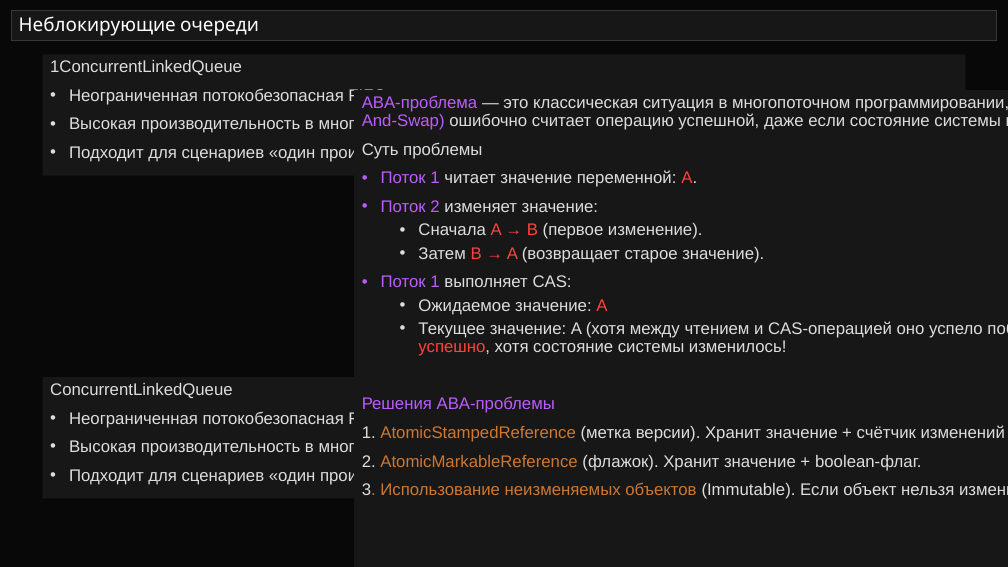
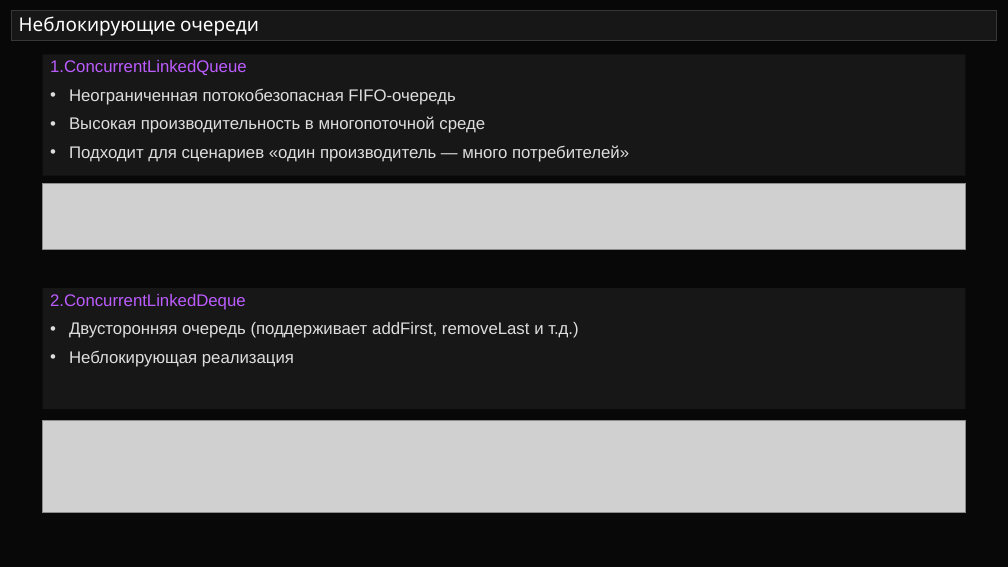
Before and after one commit to semusv/SIB_Concurrent, a slide deck: slide 12 of Concurrent_v1.pptx (slide 6 before the commit). Drawn at 1008x567 pixels with LibreOffice and Linux fonts; fonts in the diff are those of the drawing; grey boxes stand for pictures. Boxes give left, top, right and bottom in pixels: in the first picture for what was removed or moved away, otherwise in the second. Text is boxed around its words. In the diff, an @@ line names an element or a change of style, - is before the commit and + after.

```diff
--- a/Concurrent_v1.pptx
+++ b/Concurrent_v1.pptx
@@ text in rectangle at [50, 60, 247, 75]: text changed; text colour #DDDDDD to #BC5CFF @@
-1ConcurrentLinkedQueue
+1.ConcurrentLinkedQueue
@@ rectangle removed at [355, 90, 1008, 567] @@
-ABA-проблема — это классическая ситуация в многопоточном программировании, когда механизм CAS (Compare-And-Swap) ошибочно считает операцию успешной, даже если состояние системы изменилось.
-Суть проблемы
-• Поток 1 читает значение переменной: A.
-• Поток 2 изменяет значение:
-  • Сначала A → B (первое изменение).
-  • Затем B → A (возвращает старое значение).
-• Поток 1 выполняет CAS:
-  • Ожидаемое значение: A
-  • Текущее значение: A (хотя между чтением и CAS-операцией оно успело побывать B) → CAS проходит успешно, хотя состояние системы изменилось!
-Решения ABA-проблемы
-1. AtomicStampedReference (метка версии). Хранит значение + счётчик изменений (stamp).
-2. AtomicMarkableReference (флажок). Хранит значение + boolean-флаг.
-3. Использование неизменяемых объектов (Immutable). Если объект нельзя изменить, то ABA невозможна.
@@ picture added at [42, 183, 965, 250] @@
@@ rectangle "2.ConcurrentLinkedDeque": place and size @@
-rectangle "2.ConcurrentLinkedDeque" at [42, 377, 965, 499]
+rectangle "2.ConcurrentLinkedDeque" at [42, 288, 965, 410]
@@ text in rectangle at [50, 294, 578, 367]: text changed @@
-ConcurrentLinkedQueue
-• Неограниченная потокобезопасная FIFO-очередь
-• Высокая производительность в многопоточной среде
-• Подходит для сценариев «один производитель — много потребителей»
+2.ConcurrentLinkedDeque
+• Двусторонняя очередь (поддерживает addFirst, removeLast и т.д.)
+• Неблокирующая реализация
@@ picture added at [42, 420, 965, 513] @@
```
Also in this commit, not shown: 6 slides added, 7 other files.
